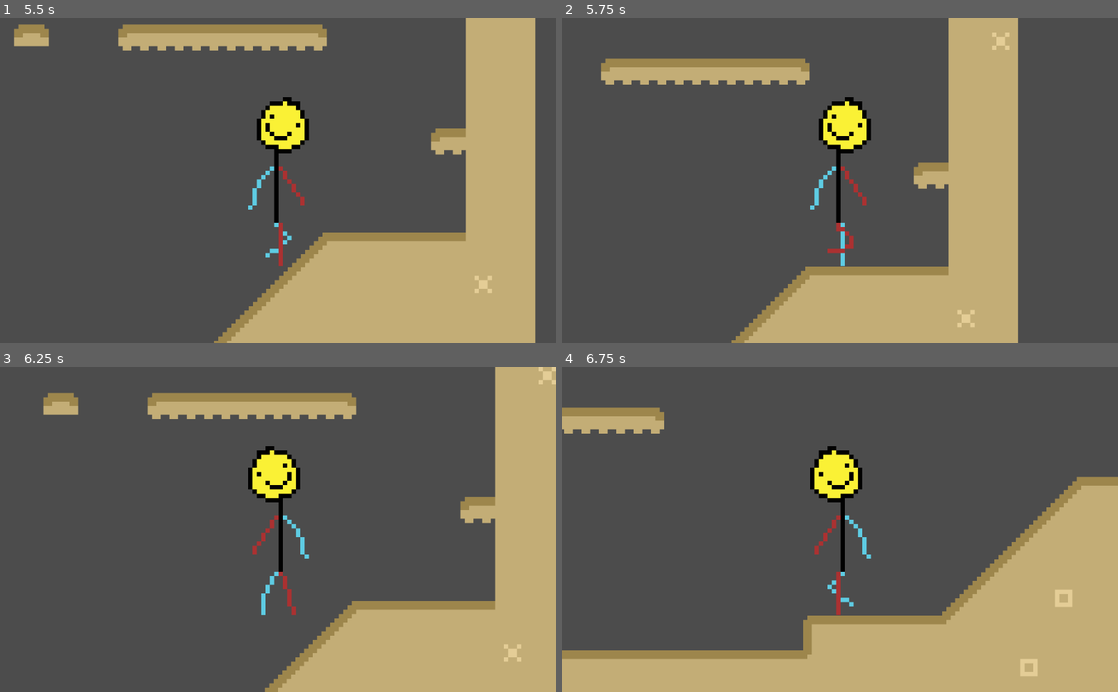
Above: before the commit, frames 1-4 (two rows, left to right).
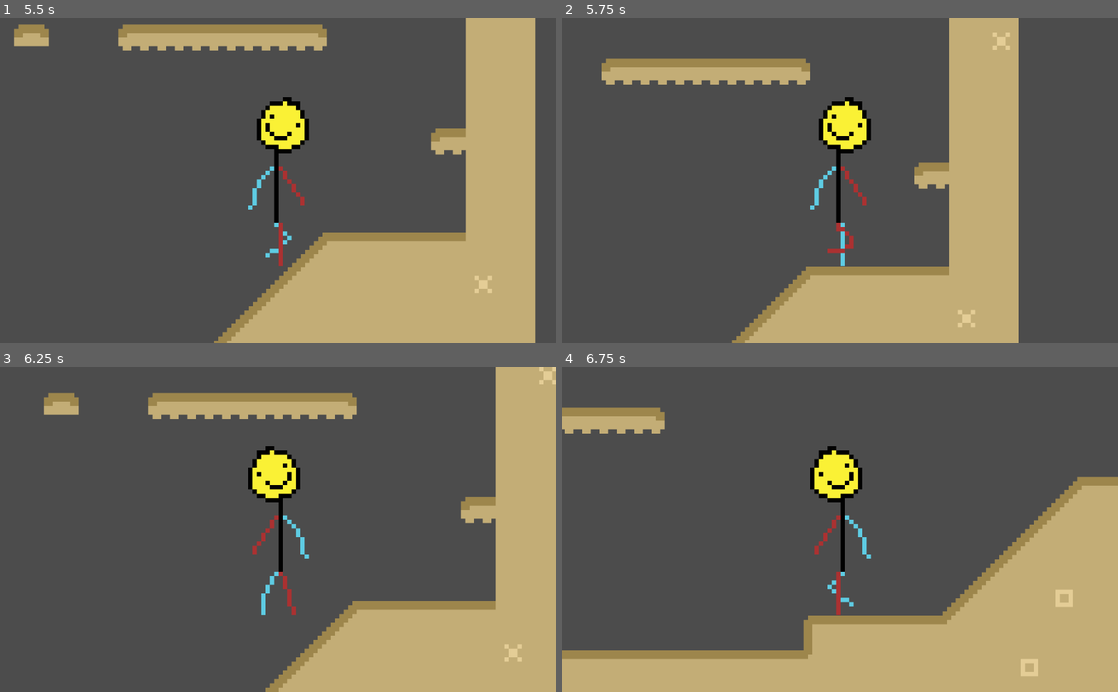
Above: after the commit, the same moments.

Repository: LegendOfCatBro/project_mild
Game: Godot game, scene res://Level1.tscn
Same seed, same stepped clock (60 frames per second), same inputs: the game is played once before the commit and once after it.
Inputs:
- Up to frame 1 (5.5 s): tap Enter at 0.5 s; hold D (right) 0.53-2.03 s; tap W (up) at 0.77, 1.52, 3.02, 3.77, 4.52 s; hold A (left) 2.03-2.78 s; hold D (right) 2.78-4.28 s; hold A (left) 4.28-5.03 s; hold D (right) from 5.03 s (still down)
- Up to frame 2 (5.75 s): keep holding D (right)
- Up to frame 3 (6.25 s): release D (right) at 5.78 s; hold A (left) from 5.78 s (still down); tap W (up) at 6.02 s
- Up to frame 4 (6.75 s): keep holding A (left)

Frame 1 is identical in both runs. In frame 2, 0.4% of the frame differs, in the area x 7-83%, y 0-100%; in frame 3, 0.4%; in frame 4, 0.2%.

Commit message:
Fixed scene issues (enemy)
missing sprite files

Diff:
--- a/src/Level1.tscn
+++ b/src/Level1.tscn
@@ -732,6 +732,8 @@
 
 [node name="TileMap" type="TileMap" parent="."]
 tile_set = SubResource( 28 )
+show_collision = true
+collision_use_kinematic = true
 format = 1
 tile_data = PoolIntArray( -1572891, 536870919, 0, -1245198, 536870931, 0, -458809, 536870939, 0, -458808, 536870938, 0, …(13338 unchanged characters)…
 
--- a/src/child_ai/enemy.tscn
+++ b/src/child_ai/enemy.tscn
@@ -1,9 +1,9 @@
 [gd_scene load_steps=8 format=2]
 
 [ext_resource path="res://child_ai/enemy.gd" type="Script" id=1]
-[ext_resource path="res://enemy_walkframes/enemy_placeholder.png" type="Texture" id=2]
-[ext_resource path="res://enemy_walkframes/enemy_move.png" type="Texture" id=3]
-[ext_resource path="res://enemy_walkframes/enemy_attack.png" type="Texture" id=4]
+[ext_resource path="res://enemysprites/enemy_placeholder.png" type="Texture" id=2]
+[ext_resource path="res://enemysprites/enemy_attack.png" type="Texture" id=3]
+[ext_resource path="res://enemysprites/enemy_move.png" type="Texture" id=4]
 
 [sub_resource type="SpriteFrames" id=1]
 animations = [ {
@@ -12,12 +12,12 @@
 "name": "IDLE",
 "speed": 5.0
 }, {
-"frames": [ ExtResource( 2 ), ExtResource( 3 ) ],
+"frames": [ ExtResource( 2 ), ExtResource( 4 ) ],
 "loop": true,
 "name": "MOVE",
 "speed": 2.0
 }, {
-"frames": [ ExtResource( 4 ) ],
+"frames": [ ExtResource( 3 ) ],
 "loop": true,
 "name": "attack",
 "speed": 1.0
@@ -36,6 +36,7 @@
 [node name="AnimatedSprite" type="AnimatedSprite" parent="."]
 frames = SubResource( 1 )
 animation = "MOVE"
+frame = 1
 
 [node name="CollisionShape2D2" type="CollisionShape2D" parent="."]
 position = Vector2( 4, -6.5 )
Binary file added: src/enemysprites/enemy_attack.png
Not shown, added: src/enemysprites/enemy_attack.png.import
Binary file added: src/enemysprites/enemy_move.png
Not shown, added: src/enemysprites/enemy_move.png.import
Binary file added: src/enemysprites/enemy_placeholder.png
Not shown, added: src/enemysprites/enemy_placeholder.png.import
